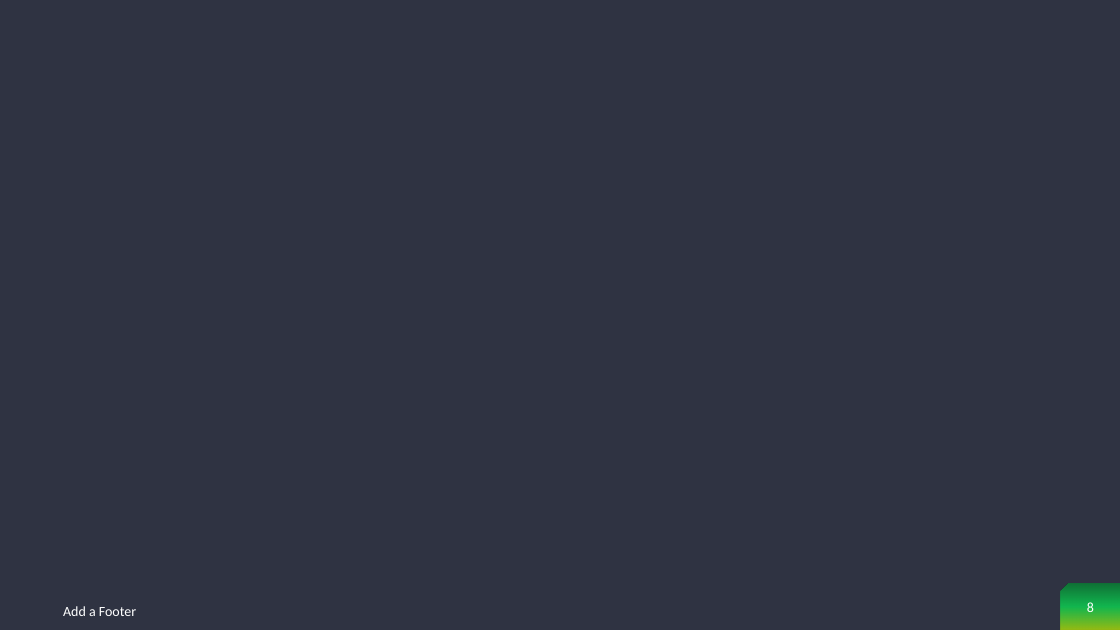
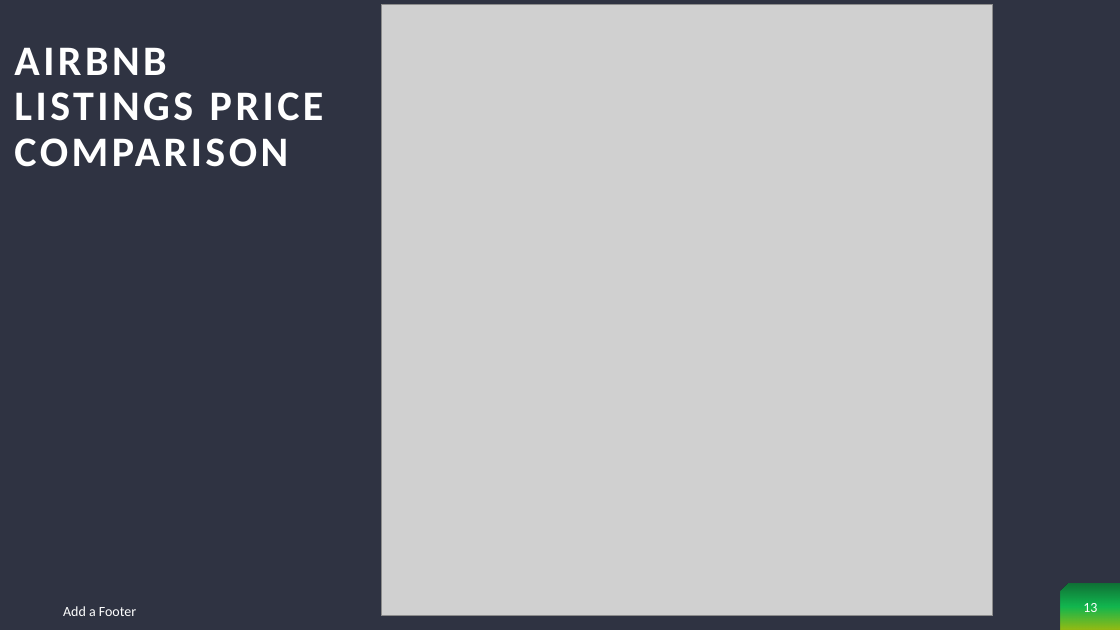
Before and after one commit to cjdance/Project_1, a slide deck: slide 13 of AirBnb Project - Sherin, Neena and Cody.pptx (slide 8 before the commit). Drawn at 1120x630 pixels with LibreOffice and Linux fonts; fonts in the diff are those of the drawing; grey boxes stand for pictures. Boxes give left, top, right and bottom in pixels: in the first picture for what was removed or moved away, otherwise in the second. Text is boxed around its words. In the diff, an @@ line names an element or a change of style, - is before the commit and + after.

Commit message:
Updated presentation slides with all images and commentary from the team.

```diff
--- a/AirBnb Project - Sherin, Neena and Cody.pptx
+++ b/AirBnb Project - Sherin, Neena and Cody.pptx
@@ picture added at [381,4,993,616] @@
@@ title added at [14,47,324,167], 36 pt, text #FFFFFF, bold @@
+AIRBNB LISTINGS PRICE COMPARISON
@@ page number at [1083,603,1097,612]: text changed @@
-8
+13
```
Also in this commit, not shown: 2 other slides changed, 7 slides added, 1 slide removed.
